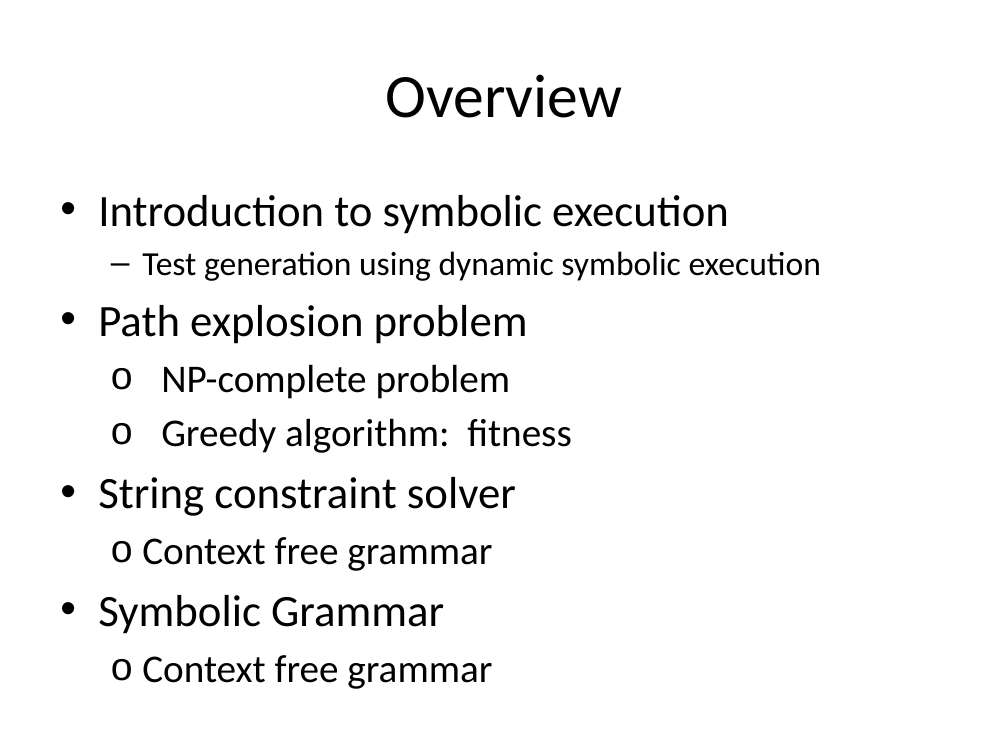
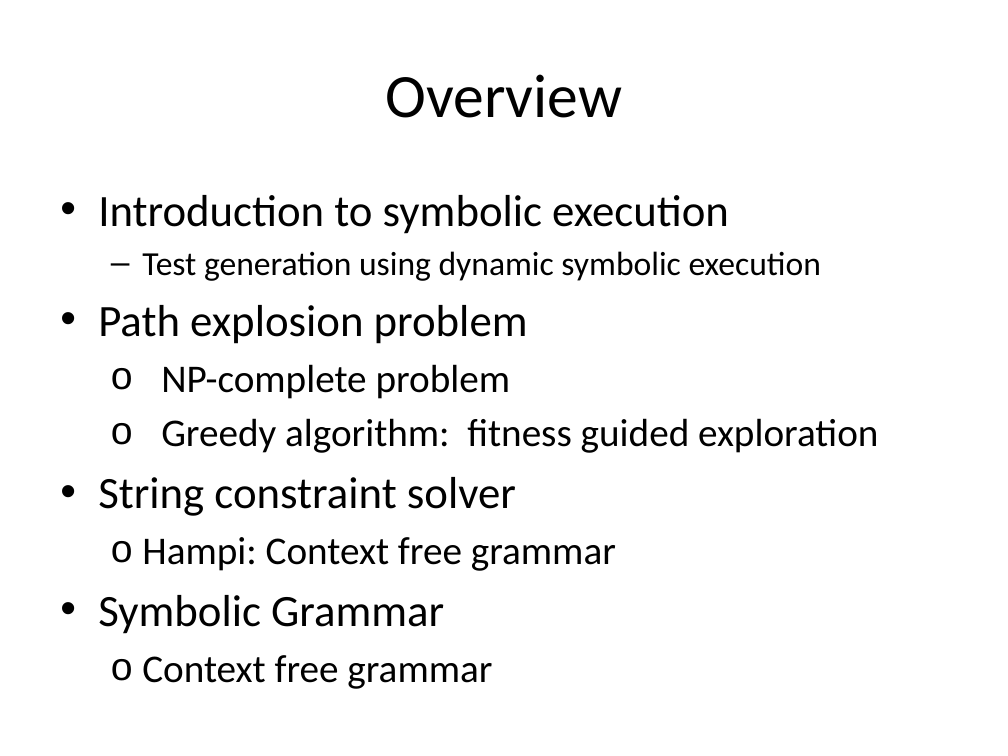
Before and after one commit to mentaman/cspat, a slide deck: slide 2 of Course/707 Theory of Computation/Fitness Guided Path Exploration in Automated Test Generation.pptx. Drawn at 1008x756 pixels with LibreOffice and Linux fonts; fonts in the diff are those of the drawing; background and template pictures are left out. Boxes give left, top, right and bottom in pixels: in the first picture for what was removed or moved away, otherwise in the second. Text is boxed around its words. In the diff, an @@ line names an element or a change of style, - is before the commit and + after.

```diff
--- a/Course/707 Theory of Computation/Fitness Guided Path Exploration in Automated Test Generation.pptx
+++ b/Course/707 Theory of Computation/Fitness Guided Path Exploration in Automated Test Generation.pptx
@@ text at box(161, 418, 878, 453): text changed @@
-  o Greedy algorithm: fitness
+  o Greedy algorithm: fitness guided exploration
@@ text at box(142, 537, 616, 571): text changed @@
-  o Context free grammar
+  o Hampi: Context free grammar
```
Also in this commit, not shown: 3 other slides changed, 3 slides added, 5 slides removed.
